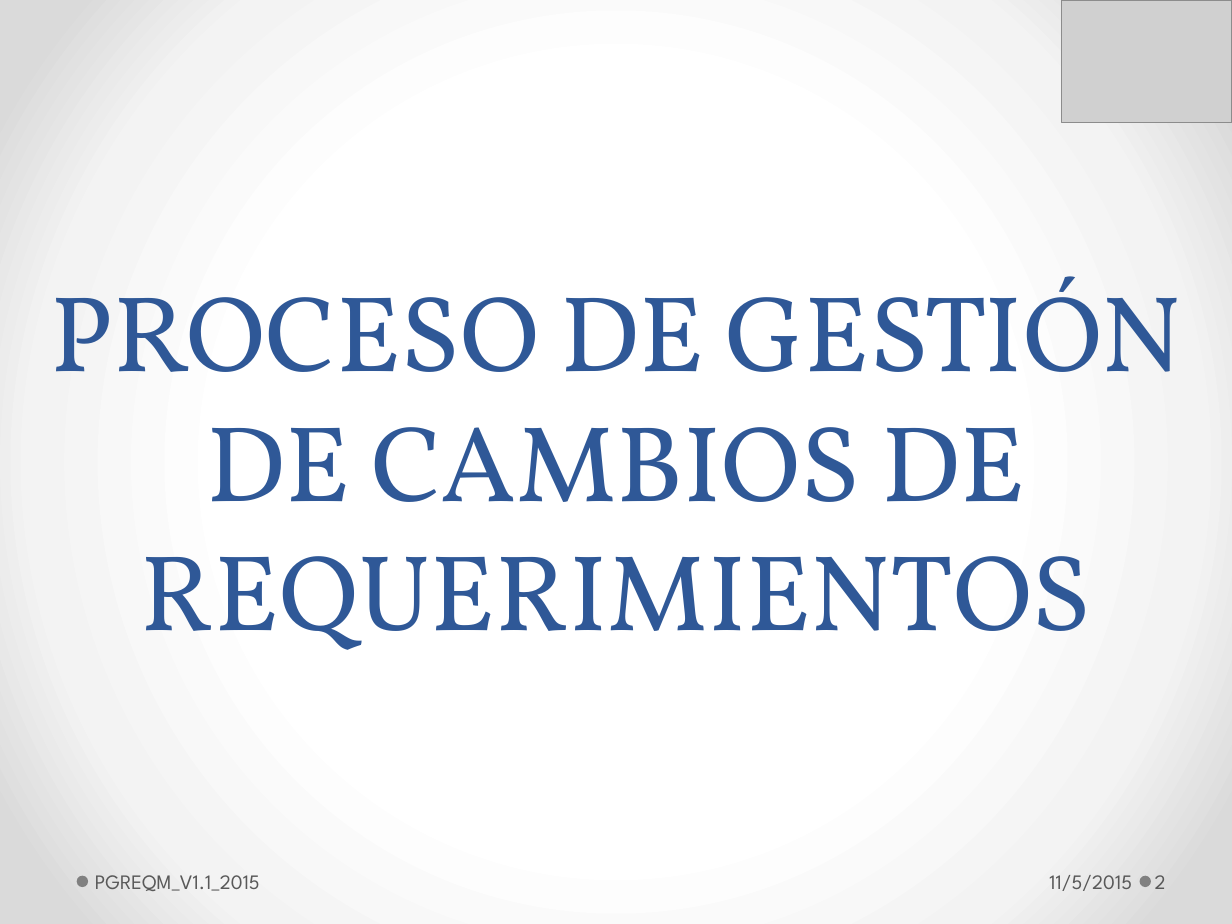
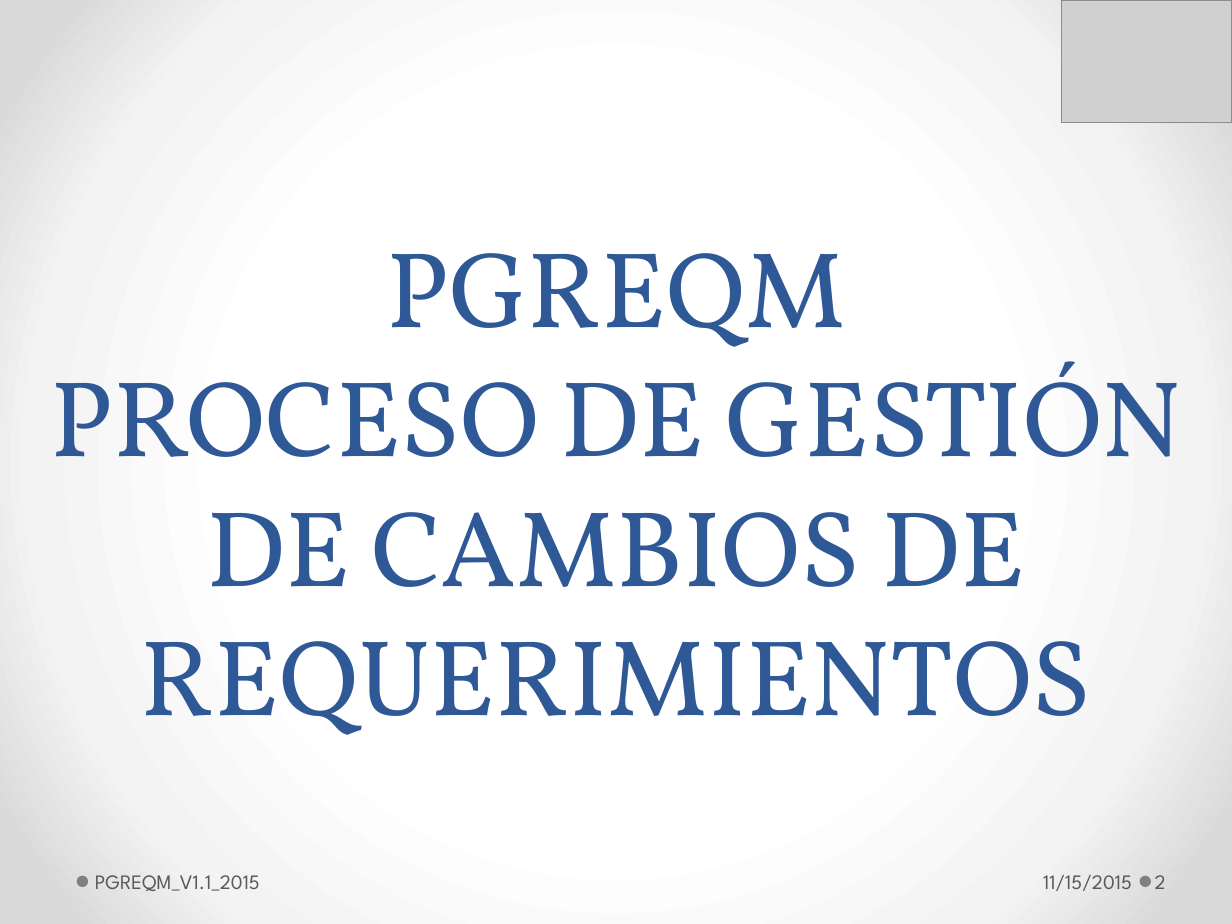
Before and after one commit to lowrider80/UTP-GPS-ALARM, a slide deck: slide 2 of Area_de_Proceso-_REQM/PGREQM/PGREQM_V1.1_2015.pptx. Drawn at 1232x924 pixels with LibreOffice and Linux fonts; fonts in the diff are those of the drawing; grey boxes stand for pictures. Boxes give left, top, right and bottom in pixels: in the first picture for what was removed or moved away, otherwise in the second. Text is boxed around its words. In the diff, an @@ line names an element or a change of style, - is before the commit and + after.

Commit message:
Proceso Gestión Requerimientos

```diff
--- a/Area_de_Proceso-_REQM/PGREQM/PGREQM_V1.1_2015.pptx
+++ b/Area_de_Proceso-_REQM/PGREQM/PGREQM_V1.1_2015.pptx
@@ title at <box>50,253,1182,735</box>: text changed @@
-PROCESO DE GESTIÓN DE CAMBIOS DE REQUERIMIENTOS
+PGREQM
+PROCESO DE GESTIÓN DE CAMBIOS DE REQUERIMIENTOS
@@ text at <box>1043,875,1132,891</box>: text changed @@
-11/5/2015
+11/15/2015
```
Also in this commit, not shown: 18 other slides changed.
